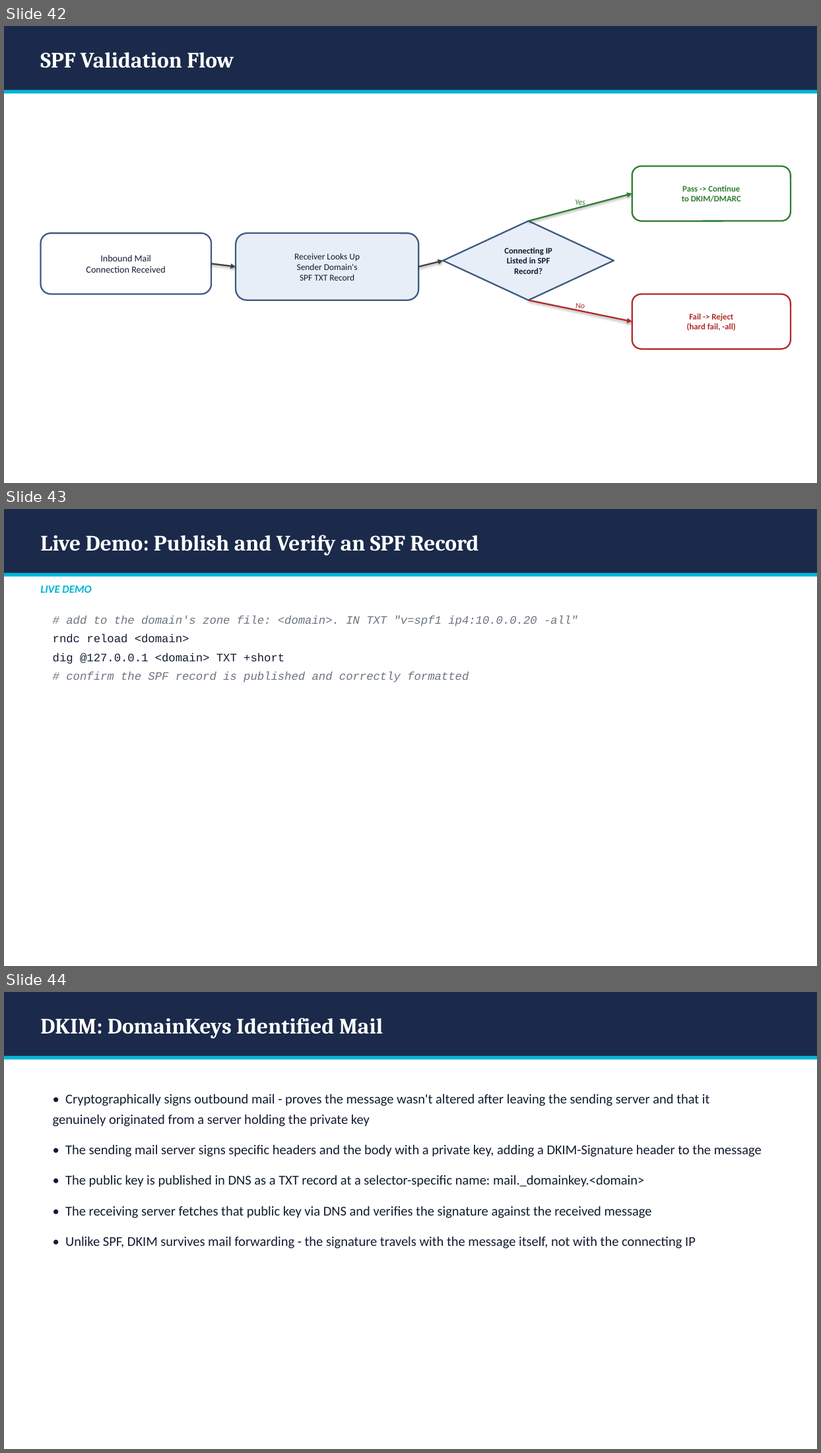
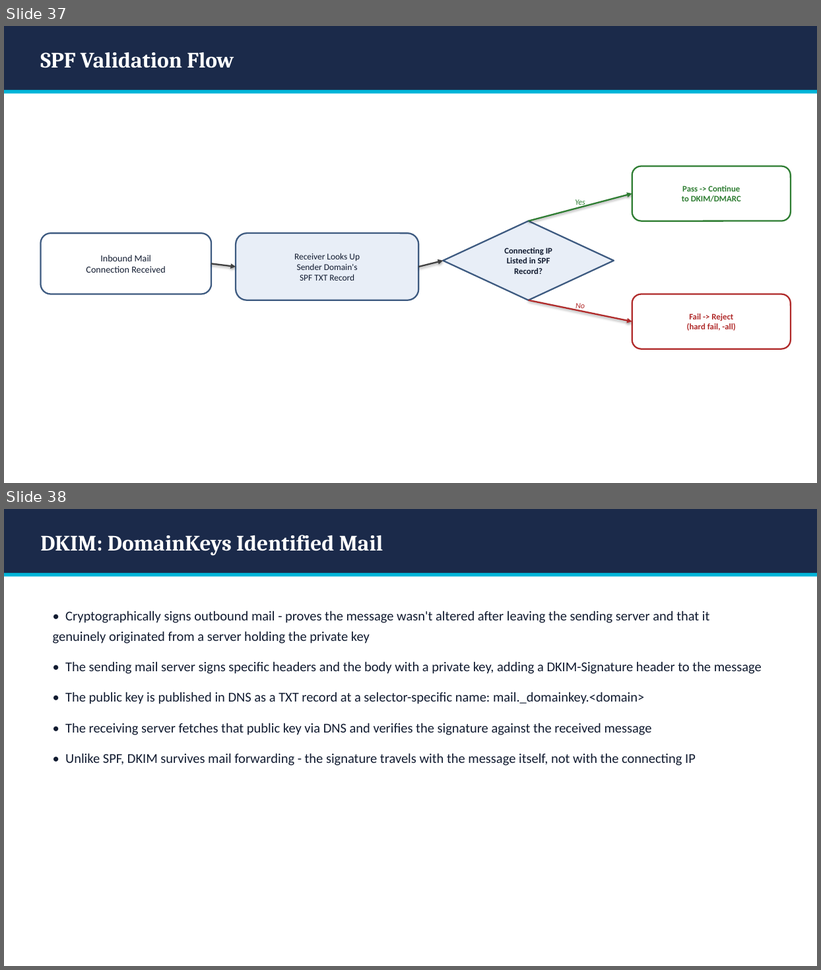
Before and after one commit to BYU-CYBER-444/byu-cyber-444.github.io, a slide deck: lectures/CYBER444_Week04_Windows_Hardening_and_email_security.pptx. Shown one above the other, each under a label of ours: slides 42, 43 and 44 before the commit, slides 37 and 38 after it. The pictures are 821x1453 and 821x970 pixels, drawn with LibreOffice and Linux fonts; fonts in the diff are those of the drawing. Boxes give left, top, right and bottom in pixels: in the first picture for what was removed or moved away, otherwise in the second. Text is boxed around its words. In the diff, an @@ line names an element or a change of style, - is before the commit and + after.

```diff
--- a/lectures/CYBER444_Week04_Windows_Hardening_and_email_security.pptx
+++ b/lectures/CYBER444_Week04_Windows_Hardening_and_email_security.pptx
@@ slide 43 removed at box(4, 509, 817, 966), background #FFFFFF @@
@@ rectangle removed at box(4, 509, 817, 573) @@
@@ text removed at box(40, 535, 479, 556) @@
-Live Demo: Publish and Verify an SPF Record
@@ rectangle removed at box(4, 573, 817, 577) @@
@@ text removed at box(40, 586, 91, 593) @@
-LIVE DEMO
@@ text removed at box(53, 616, 578, 683) @@
-# add to the domain's zone file: <domain>. IN TXT "v=spf1 ip4:10.0.0.20 -all"
-rndc reload <domain>
-dig @127.0.0.1 <domain> TXT +short
-# confirm the SPF record is published and correctly formatted
@@ what was slide 42 is now slide 37 @@
@@ what was slide 44 is now slide 38 @@
```
Also in this commit, not shown: 3 slides changed, 8 other slides removed.
